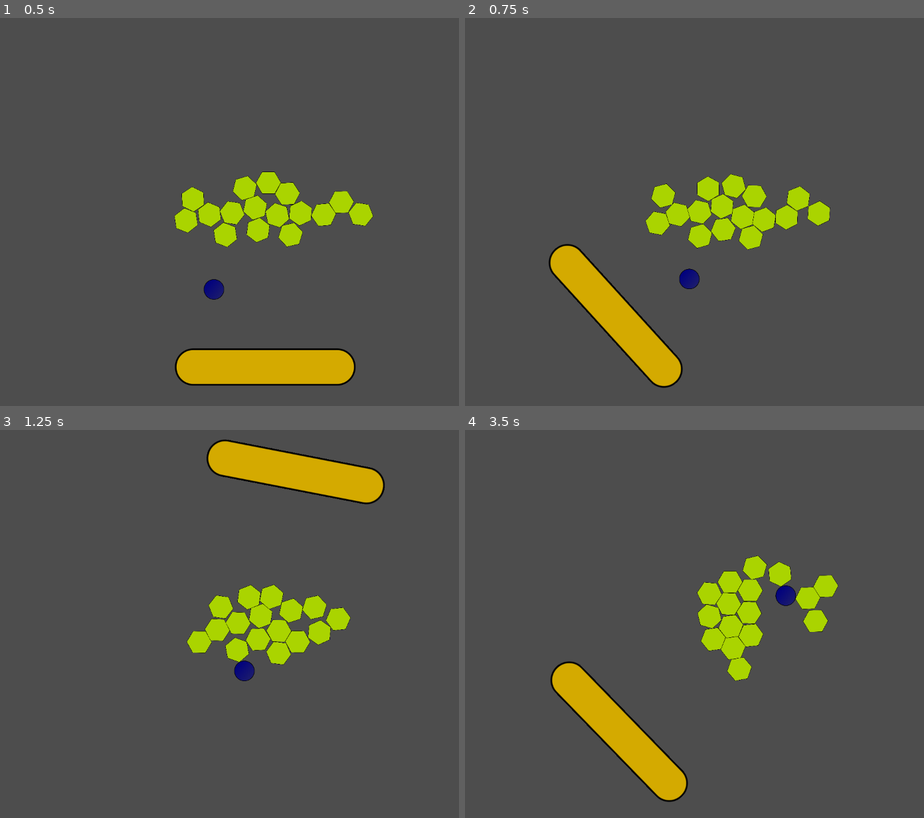
Above: before the commit, frames 1-4 (two rows, left to right).
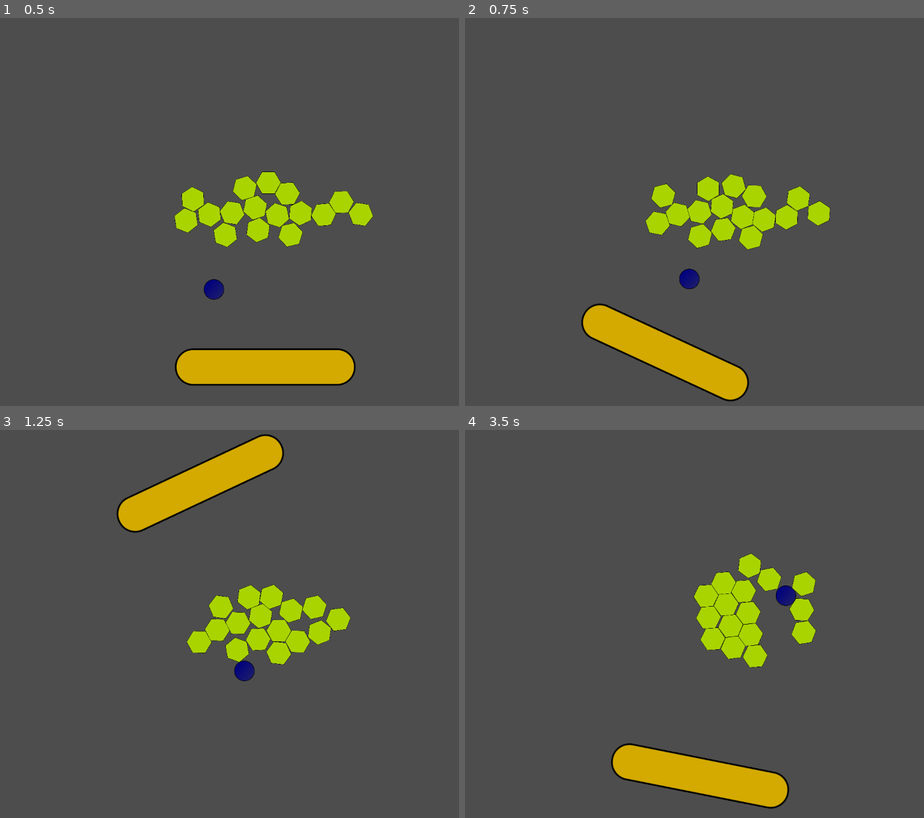
Above: after the commit, the same moments.

Repository: kalsan/rong
Game: Godot game, scene res://Game.tscn
Two runs of this game, one before a commit and one after it. Both use one fixed random seed, a clock stepped at 60 frames per second and the inputs below.
Inputs:
- Up to frame 1 (0.5 s): no input
- Up to frame 2 (0.75 s): hold Right (ui_right) from 0.53 s (still down)
- Up to frame 3 (1.25 s): keep holding Right (ui_right)
- Up to frame 4 (3.5 s): release Right (ui_right) at 1.28 s; hold Left (ui_left) 1.28-2.03 s; hold Right (ui_right) from 2.03 s (still down)

Frame 1 is identical in both runs. In frame 2, 4.2% of the frame differs, in the area x 18-62%, y 58-99%; in frame 3, 5.4%; in frame 4, 7.7%, in the area x 18-82%, y 31-98%.

Commit message:
Basic player control

Diff:
--- a/Game.tscn
+++ b/Game.tscn
@@ -2,10 +2,10 @@
 
 [ext_resource type="PackedScene" uid="uid://d2vwpbjx8ek5p" path="res://player.tscn" id="2_sb48q"]
 [ext_resource type="Script" uid="uid://dps0tvvyg7kva" path="res://Game.gd" id="3"]
+[ext_resource type="Script" uid="uid://7moqg4apr5ai" path="res://player.gd" id="3_t88pq"]
 [ext_resource type="PackedScene" uid="uid://isri6n3ongte" path="res://Tile.tscn" id="4"]
-[ext_resource type="PackedScene" uid="uid://dt6254f4stldn" path="res://Ball.tscn" id="5_t88pq"]
-[ext_resource type="Script" uid="uid://culpn8sowkdl" path="res://ball.gd" id="6_r0x5m"]
-[ext_resource type="Script" uid="uid://7moqg4apr5ai" path="res://player.gd" id="3_t88pq"]
+[ext_resource type="PackedScene" path="res://Ball.tscn" id="5_t88pq"]
+[ext_resource type="Script" path="res://ball.gd" id="6_r0x5m"]
 
 [sub_resource type="PhysicsMaterial" id="3"]
 friction = 0.0
--- a/player.gd
+++ b/player.gd
@@ -1,32 +1,29 @@
 extends CharacterBody2D
+
+var angular_accelaration = 0.5
+var radius = 350
+var dampening_factor = 0.09
+
 
 var angle = 0
 var angular_speed = 0
-var max_angular_speed = 5
-var angular_accelaration = 1
-var angular_speed_decay = 1
-var radius = 350
 
+func _process(delta: float) -> void:
+	if Input.is_action_pressed("ui_left"):
+		angular_speed -= angular_accelaration
+	if Input.is_action_pressed("ui_right"):
+		angular_speed += angular_accelaration
 
-# Called when the node enters the scene tree for the first time.
-func _ready() -> void:
-	pass # Replace with function body.
-
-
-# Called every frame. 'delta' is the elapsed time since the previous frame.
-func _process(delta: float) -> void:
-	var direction = 0
-	if Input.is_action_pressed("ui_left"):
-		if angular_speed > -max_angular_speed:
-			angular_speed -= angular_accelaration
-	if Input.is_action_pressed("ui_right"):
-		if angular_speed < max_angular_speed:
-			angular_speed += angular_accelaration
-
-	# if angular_speed > 0:
-	# 	angular_speed -= angular_speed_decay
-	# elif angular_speed < 0:
-	# 	angular_speed += angular_speed_decay
+	if angular_speed > 0:
+		if angular_speed < dampening_factor:
+			angular_speed = 0
+		else:
+			angular_speed -= angular_speed * dampening_factor
+	elif angular_speed < 0:
+		if angular_speed > -dampening_factor:
+			angular_speed = 0
+		else:
+			angular_speed += -angular_speed * dampening_factor
 
 	angle += angular_speed * delta
 
